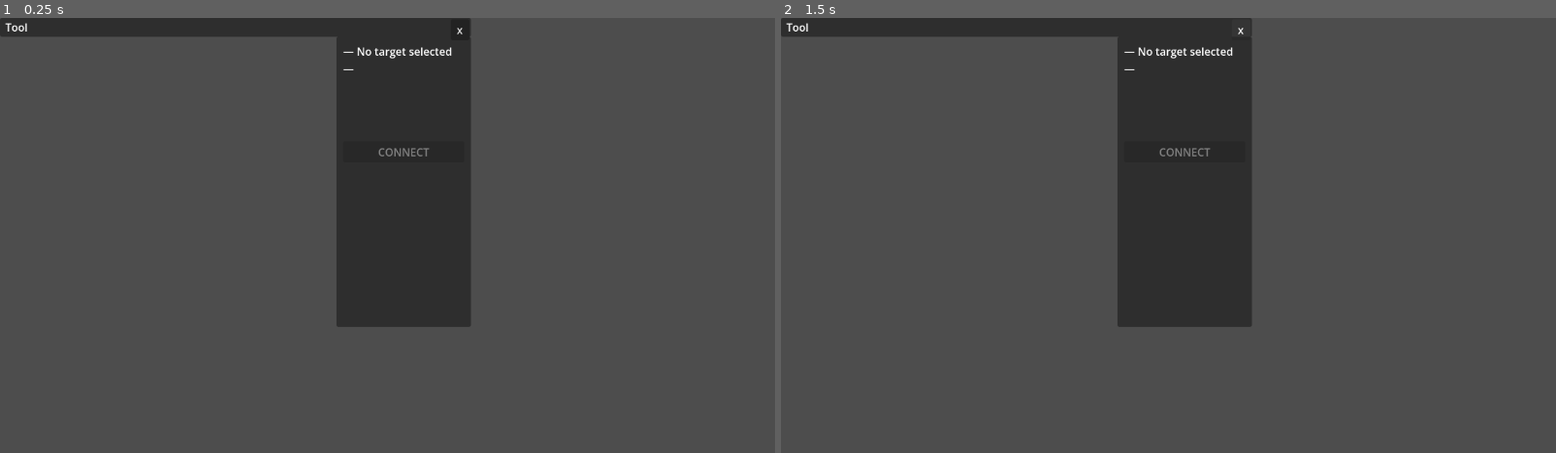
Above: before the commit, frames 1-2 (left to right).
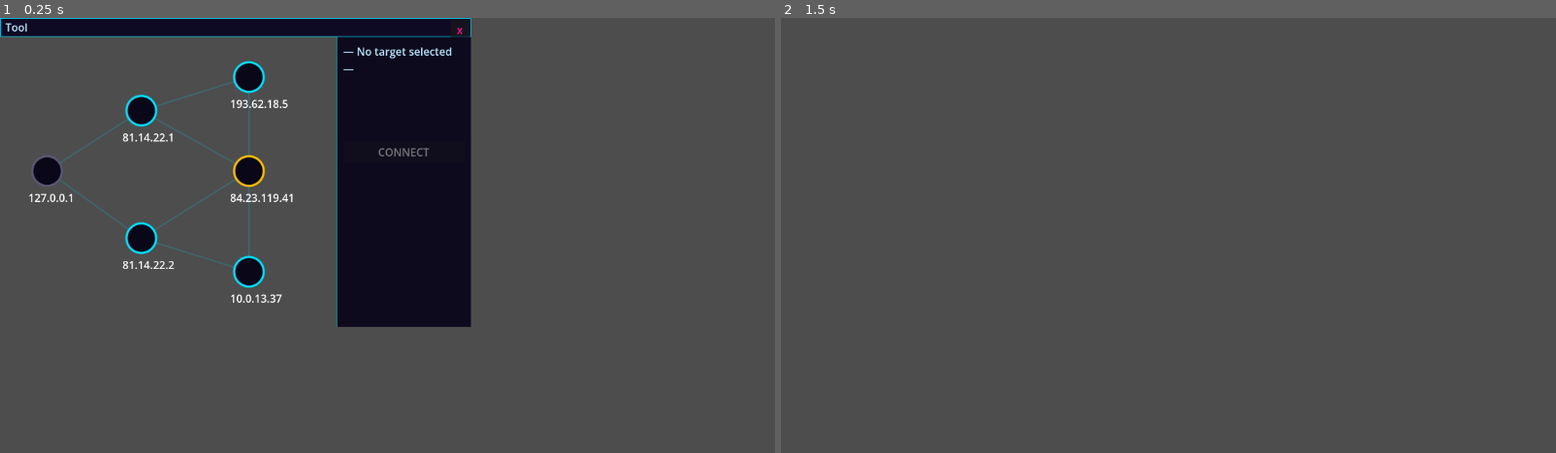
Above: after the commit, the same moments.

Repository: Sub-Xaero/Delta-Terminal-v2
Game: Godot game, scene res://scenes/tools/network_map.tscn
Same seed, same stepped clock (60 frames per second), same inputs: the game is played once before the commit and once after it. This scene is started directly instead of the project's main scene.
Inputs (mouse positions are in pixels of both pictures, inside the frame that each line leads up to):
- Up to frame 1 (0.25 s): no input
- Up to frame 2 (1.5 s): tap Enter at 0.5 s; move the mouse to (1339, 213) at 0.52 s; click (1339, 213) at 0.67 s; click "x" at 1.25 s

The runs differ from the first frame. In frame 1, 16% of the frame differs, in the area x 0-61%, y 0-72%; in frame 2, 14%.
Error before the commit: Parse Error: Cannot infer the type of "is_own" variable because the value doesn't have a set type. (res://scenes/tools/network_map.gd:113)

Commit message:
Fix second type inference error in network_map.gd
data.get() returns Variant, so comparisons against it also need
explicit bool annotations.

Diff:
--- a/scenes/tools/network_map.gd
+++ b/scenes/tools/network_map.gd
@@ -110,8 +110,8 @@
 	info_services.text = "Services:\n  %s" % (
 		", ".join(svcs) if not svcs.is_empty() else "Unknown — run port scan"
 	)
-	var is_own     := data.get("security", 1) == 0
-	var is_active  := node_id == NetworkSim.connected_node_id
+	var is_own:    bool = data.get("security", 1) == 0
+	var is_active: bool = node_id == NetworkSim.connected_node_id
 	connect_btn.text     = "CONNECTED" if is_active else "CONNECT"
 	connect_btn.disabled = is_active or is_own
 	disconnect_btn.visible = is_active
